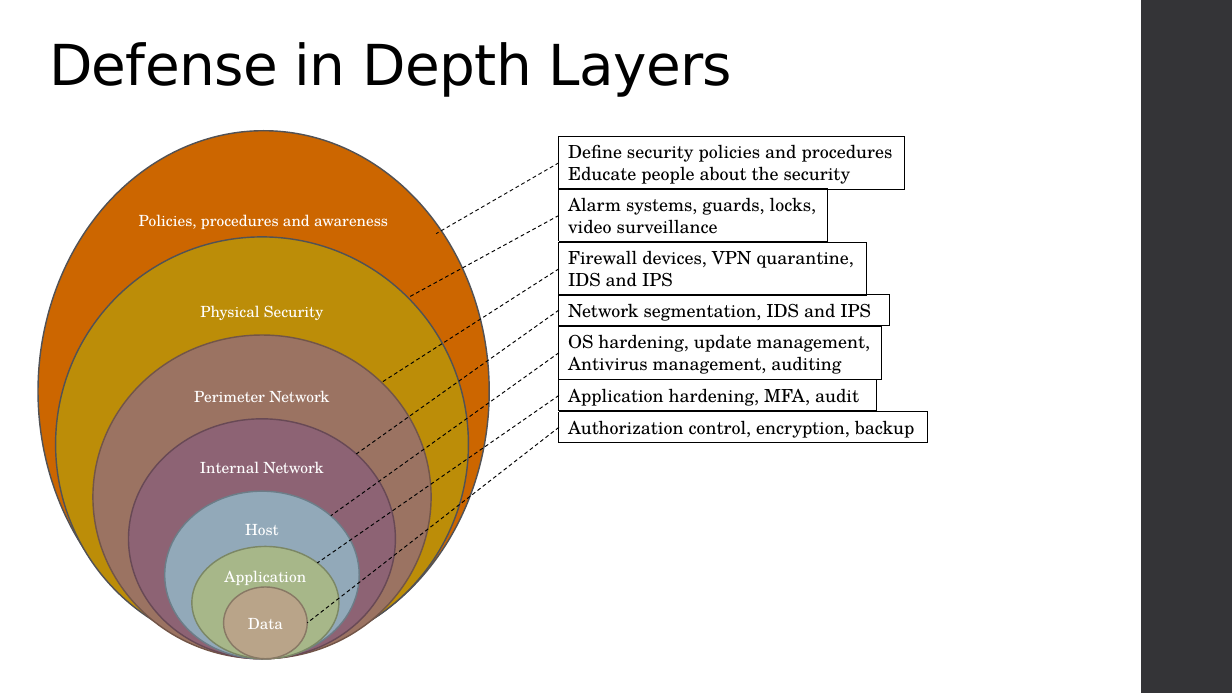
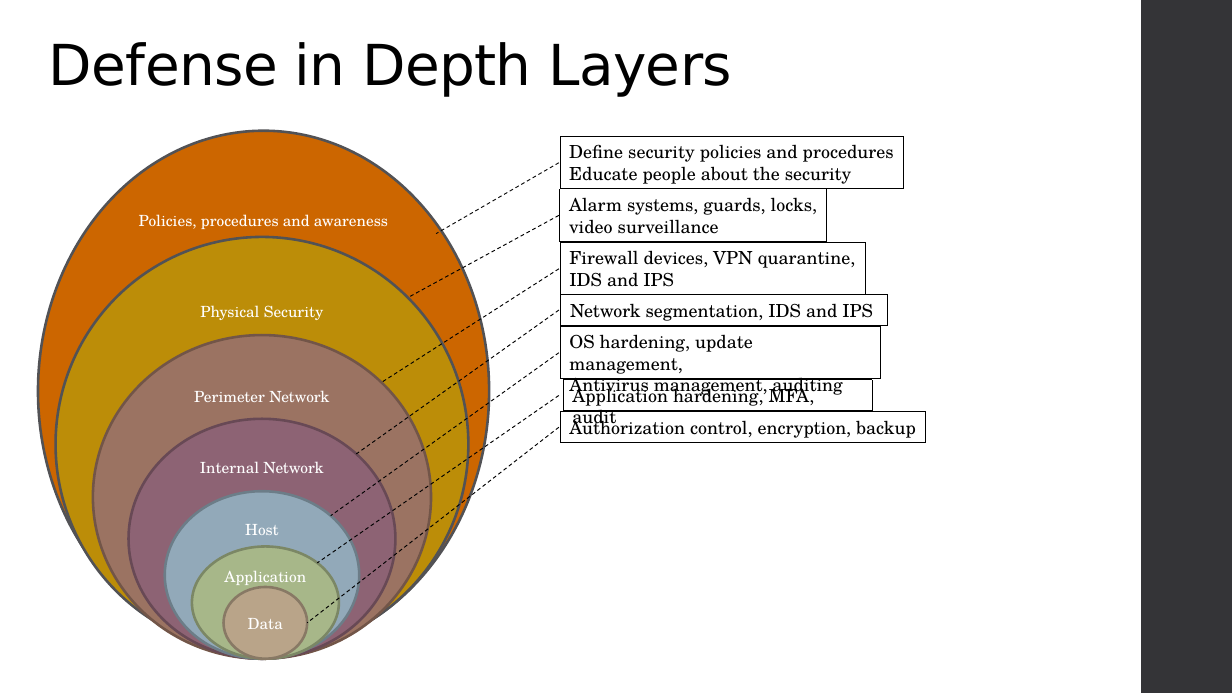
Before and after one commit to varadinov/DevSecOps, a slide deck: slide 4 of 03_networking_and_security/03_security.pptx. Drawn at 1232x693 pixels with LibreOffice and Linux fonts; fonts in the diff are those of the drawing; background and template pictures are left out. Boxes give left, top, right and bottom in pixels: in the first picture for what was removed or moved away, otherwise in the second. Text is boxed around its words. In the diff, an @@ line names an element or a change of style, - is before the commit and + after.

Commit message:
Add small changes to Networking and Security

```diff
--- a/03_networking_and_security/03_security.pptx
+++ b/03_networking_and_security/03_security.pptx
@@ ellipse "Policies, procedures and awareness" at [38, 130, 489, 652]: outline #525256 1.1 pt to #525255 2 pt @@
@@ line removed from (559, 163) to (436, 234) @@
@@ freeform shape added at [436, 163, 559, 234], outline #0D0D0D 0.75 pt dashed @@
@@ ellipse "Physical Security" at [55, 237, 469, 652]: outline #525256 1.1 pt to #525255 2 pt @@
@@ line removed from (559, 215) to (409, 298) @@
@@ freeform shape added at [409, 215, 559, 298], outline #000000 0.75 pt dashed @@
@@ line removed from (559, 269) to (382, 383) @@
@@ freeform shape added at [382, 269, 559, 383], outline #000000 0.75 pt dashed @@
@@ line removed from (559, 311) to (357, 454) @@
@@ freeform shape added at [357, 311, 559, 455], outline #000000 0.75 pt dashed @@
@@ ellipse "Perimeter Network" at [93, 335, 432, 659]: outline #735549 1.1 pt to #725548 2 pt @@
@@ line removed from (559, 353) to (331, 516) @@
@@ freeform shape added at [331, 353, 559, 516], outline #000000 0.75 pt dashed @@
@@ outline #000000 0.75 pt dashed to #000000 0 pt dashed in 7 elements at [560, 137, 904, 189], [560, 326, 881, 378], [560, 189, 827, 241], [560, 242, 865, 294], [561, 295, 888, 325], [560, 412, 925, 443], [564, 380, 872, 410] @@
@@ rectangle "Application hardening, MFA, audit": place and size @@
-rectangle "Application hardening, MFA, audit" at [559, 380, 877, 411]
+rectangle "Application hardening, MFA, audit" at [564, 380, 872, 410]
@@ ellipse "Internal Network" at [128, 419, 396, 659]: outline #684956 1.1 pt to #684955 2 pt @@
@@ line removed from (559, 396) to (317, 563) @@
@@ freeform shape added at [318, 396, 559, 563], outline #000000 0.75 pt dashed @@
@@ freeform shape added at [307, 427, 558, 623], outline #000000 0.75 pt dashed @@
@@ line removed from (559, 427) to (308, 623) @@
@@ ellipse "Host" at [165, 492, 360, 659]: outline #6C7D89 1.1 pt to #6C7D88 2 pt @@
@@ ellipse "Application" at [192, 546, 339, 659]: outline #7C8765 1.1 pt to #7B8765 2 pt @@
@@ ellipse "Data" at [224, 587, 308, 659]: outline #897965 1.1 pt to #887965 2 pt @@
```
Also in this commit, not shown: 7 other slides changed, 4 slides added, 6 other files.
